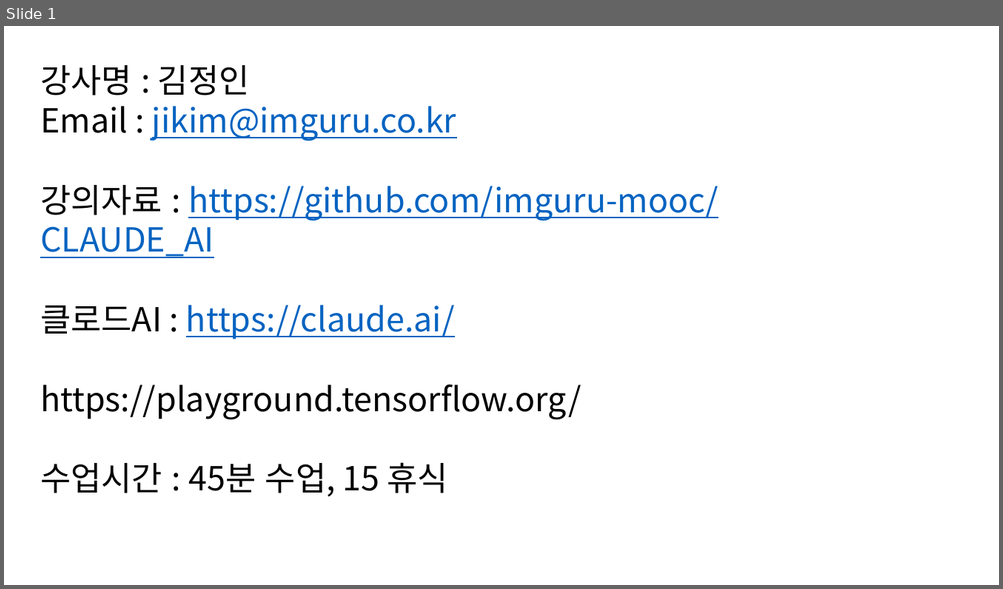
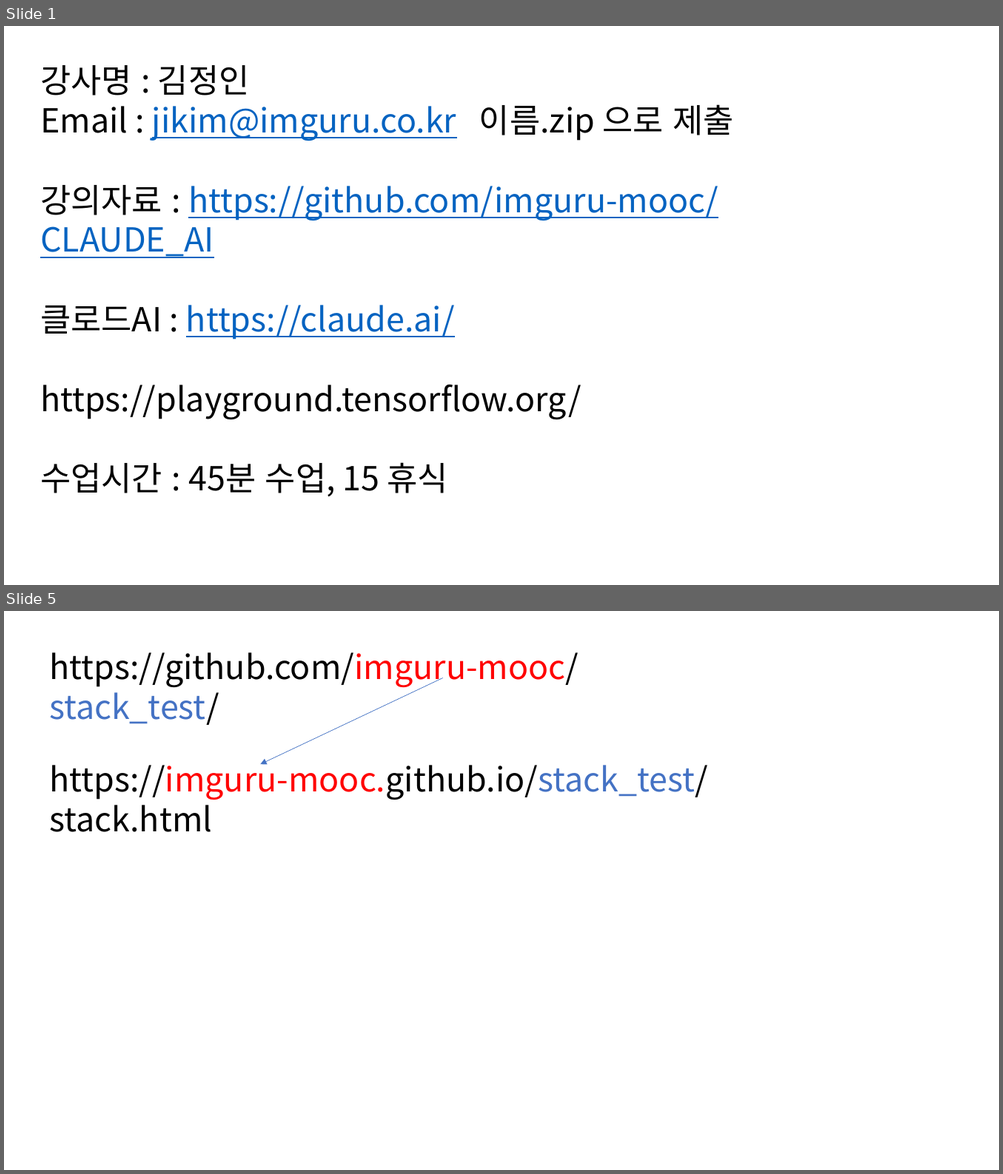
Before and after one commit to imguru-mooc/CLAUDE_AI, a slide deck: 판서.pptx. Shown one above the other, each under a label of ours: slide 1 before the commit, slides 1 and 5 after it; the slides between them are not shown. The pictures are 1003x589 and 1003x1174 pixels, drawn with LibreOffice and Linux fonts; fonts in the diff are those of the drawing. Boxes give left, top, right and bottom in pixels: in the first picture for what was removed or moved away, otherwise in the second. Text is boxed around its words. In the diff, an @@ line names an element or a change of style, - is before the commit and + after.

```diff
--- a/판서.pptx
+++ b/판서.pptx
@@ slide 5 added at (4, 611, 999, 1170), background #FFFFFF @@
@@ text added at (49, 652, 578, 725), 32 pt, text #000000 @@
+https://github.com/imguru-mooc/stack_test/
@@ arrow added from (443, 678) to (261, 765), #4472C4 0.5 pt @@
@@ text added at (49, 758, 708, 832), 32 pt, text #000000 @@
+https://imguru-mooc.github.io/stack_test/stack.html
@@ slide 1 changed as well @@
@@ text at (40, 104, 733, 141): text changed @@
-Email : jikim@imguru.co.kr
+Email : jikim@imguru.co.kr 이름.zip 으로 제출
```
Also in this commit, not shown: 6 other slides added.
